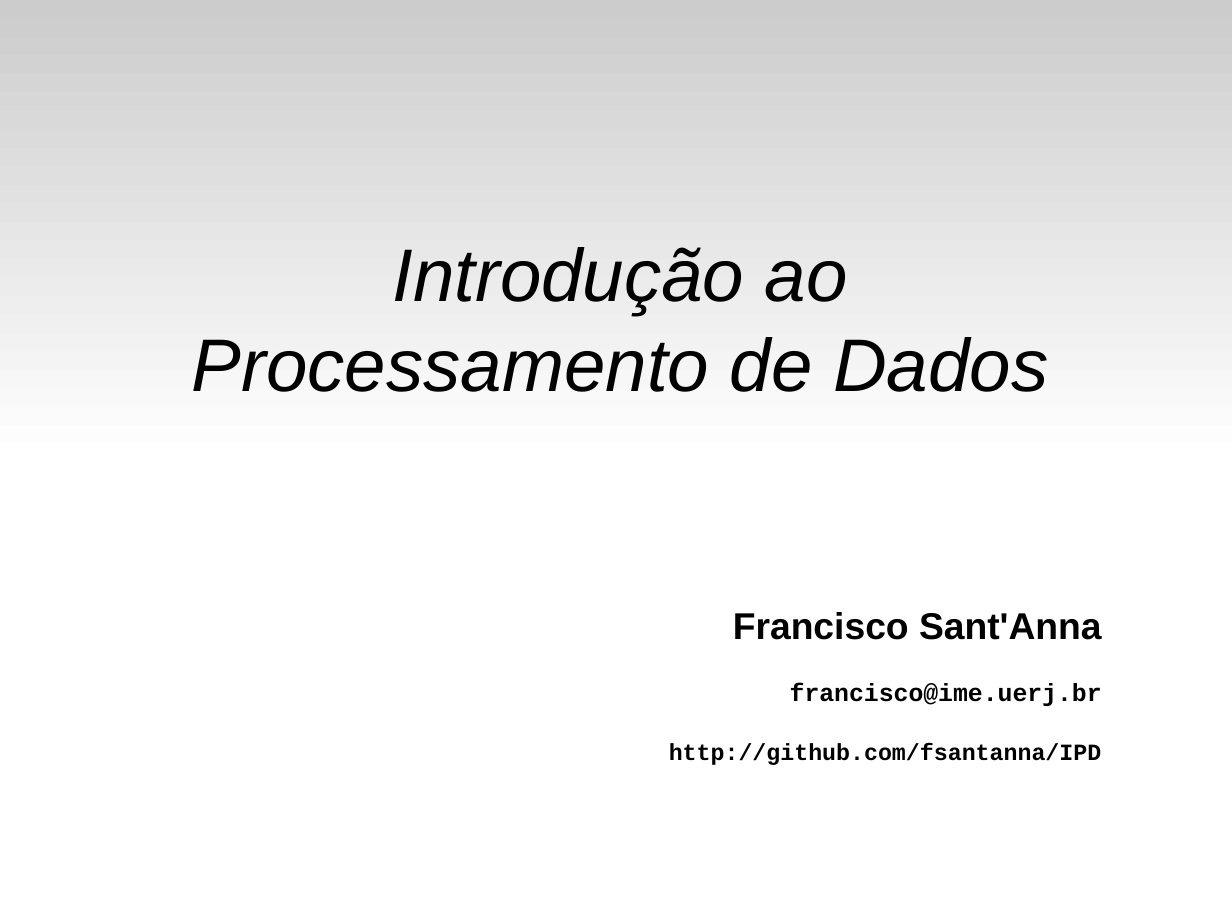
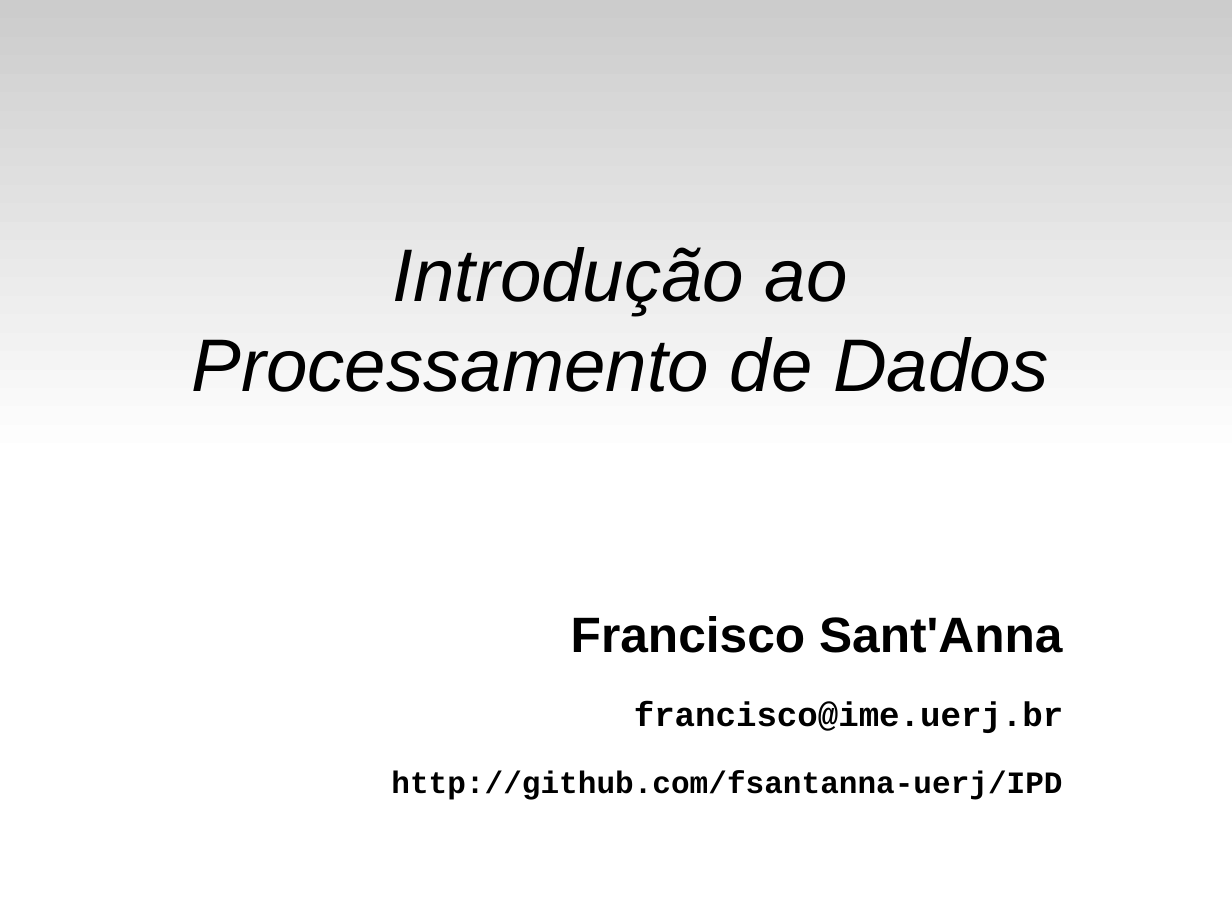
Before and after one commit to fsantanna-uerj/IPD, a slide deck: slide 1 of slides/ipd-00.odp. Drawn at 1232x924 pixels with LibreOffice and Linux fonts; fonts in the diff are those of the drawing. Boxes give left, top, right and bottom in pixels: in the first picture for what was removed or moved away, otherwise in the second. Text is boxed around its words. In the diff, an @@ line names an element or a change of style, - is before the commit and + after.

```diff
--- a/slides/ipd-00.odp
+++ b/slides/ipd-00.odp
@@ text "Francisco Sant'Anna": place and size @@
-text "Francisco Sant'Anna" at (669, 612, 1102, 765)
+text "Francisco Sant'Anna" at (391, 616, 1063, 800)
@@ text at (571, 616, 1063, 733): size 24 to 32 pt in "Francisco Sant'Anna"; size 16 to 22 pt in "francisco@ime.uerj.br" @@
@@ text at (391, 771, 1062, 800): text changed; size 15 to 20 pt @@
-http://github.com/fsantanna/IPD
+http://github.com/fsantanna-uerj/IPD
```
Also in this commit, not shown: 4 other slides changed, 4 slides added, 8 slides removed, 2 other files.
